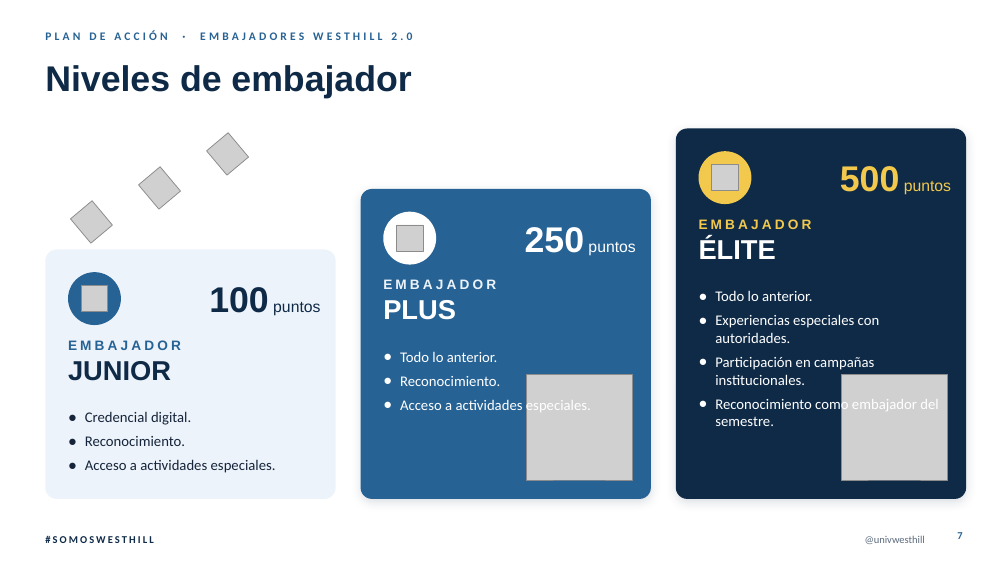
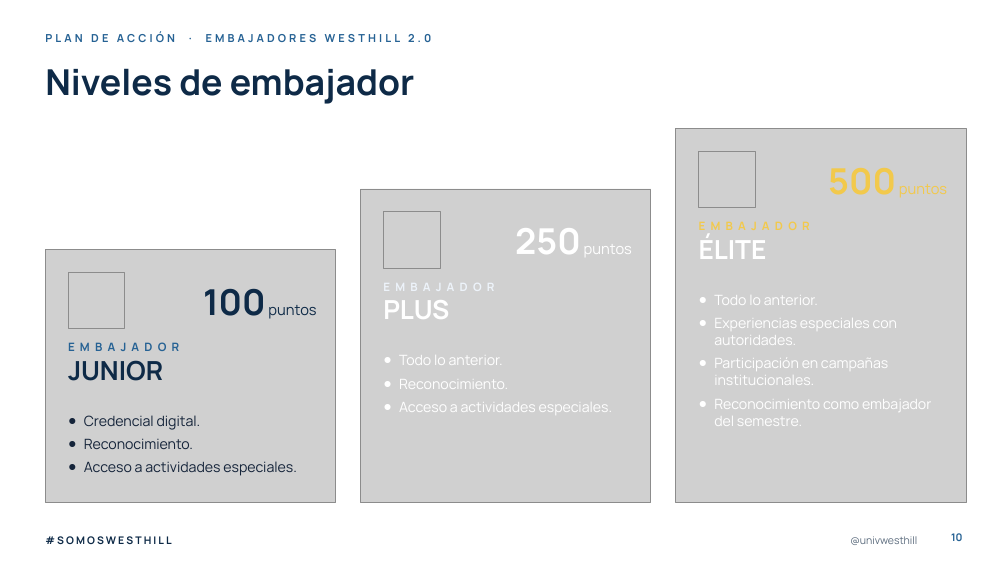
Before and after one commit to dnmcamiloedson-arch/EdUW, a slide deck: slide 10 of presentaciones/Plan_de_Accion_Embajadores_Westhill_2027.pptx (slide 7 before the commit). Drawn at 1008x567 pixels with LibreOffice and Linux fonts; fonts in the diff are those of the drawing; grey boxes stand for pictures; background and template pictures are left out. Boxes give left, top, right and bottom in pixels: in the first picture for what was removed or moved away, otherwise in the second. Text is boxed around its words. In the diff, an @@ line names an element or a change of style, - is before the commit and + after.

```diff
--- a/presentaciones/Plan_de_Accion_Embajadores_Westhill_2027.pptx
+++ b/presentaciones/Plan_de_Accion_Embajadores_Westhill_2027.pptx
@@ text "PLAN DE ACCIÓN · EMBAJADORES ..." at (45,32,431,42): size 11 to 10.5 pt, font Calibri to Manrope @@
@@ title "Niveles de embajador" at (45,68,414,104): font Arial to Manrope @@
@@ picture removed at (207,133,249,175) @@
@@ rounded rectangle removed at (676,129,966,499) @@
@@ picture added at (676,129,966,503) @@
@@ picture removed at (139,167,180,209) @@
@@ ellipse removed at (699,151,752,204) @@
@@ picture added at (699,151,755,208) @@
@@ picture removed at (712,164,738,191) @@
@@ size 15 to 14 pt in "puntos"; font Arial to Manrope in 3 elements at (203,289,316,319), (515,228,632,254), (828,168,947,198) @@
@@ picture removed at (71,201,112,243) @@
@@ rounded rectangle removed at (361,189,651,499) @@
@@ picture added at (361,189,651,503) @@
@@ ellipse removed at (383,212,436,265) @@
@@ picture added at (383,212,440,268) @@
@@ picture removed at (397,225,423,252) @@
@@ text "EMBAJADOR" at (699,234,767,259): size 13 to 11 pt, letter spacing 3 to 5 pt in "EMBAJADOR"; font Arial to Manrope; size 26 to 25 pt in "ÉLITE" @@
@@ rounded rectangle removed at (45,250,336,499) @@
@@ picture added at (45,250,336,503) @@
@@ ellipse removed at (68,272,121,325) @@
@@ picture added at (68,272,125,329) @@
@@ picture removed at (81,285,107,312) @@
@@ text "EMBAJADOR" at (383,300,449,319): size 13 to 11 pt, letter spacing 3 to 5 pt in "EMBAJADOR"; font Arial to Manrope; size 26 to 25 pt in "PLUS" @@
@@ size 14 to 13.5 pt, font Calibri to Manrope; indent changed in 3 elements at (84,415,297,476), (399,355,613,412), (714,295,931,426) @@
@@ text "EMBAJADOR" at (68,360,163,381): size 13 to 11 pt, letter spacing 3 to 5 pt in "EMBAJADOR"; font Arial to Manrope; size 26 to 25 pt in "JUNIOR" @@
@@ picture removed at (526,374,632,480) @@
@@ picture removed at (842,374,948,480) @@
@@ text "#SOMOSWESTHILL" at (45,536,171,544): font Calibri to Manrope @@
@@ text "@univwesthill" at (850,536,917,545): font Calibri to Manrope @@
@@ text "@univwesthill": place and size @@
-text "@univwesthill" at (865,535,925,544)
+text "@univwesthill" at (850,536,917,545)
@@ page number added at (951,533,962,541), 10 pt, text #266294, bold @@
+10
@@ page number removed at (957,532,962,539) @@
-7
```
Also in this commit, not shown: 11 other slides changed, 4 slides added.
